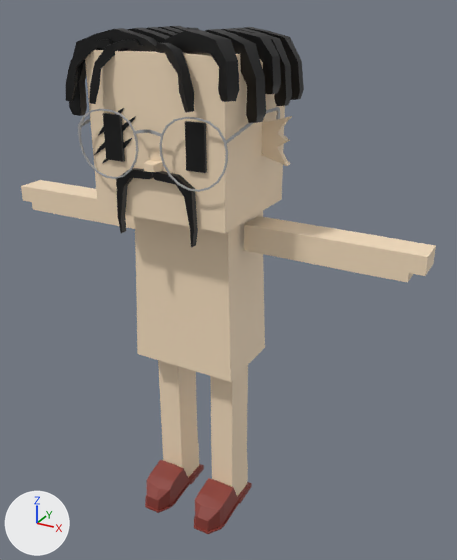
An edit to the FBX model mustachiorascals/fbx/2a091327-058b-4369-adb1-4cd195dc6ed7.fbx, drawn before and after from the same camera.
Camera for both pictures: a 50 mm lens placed at (0.0176, -0.0275, 0.0295), pointed at (0.0014, 0.0019, 0.0147). The lights are fixed; the arrows at lower left show +X, +Y and +Z. Where no turn or scale is listed for an object, it has been applied to the vertices.

The first picture shows 'e_6', 'ew_round_2', 'eye_3', 'f_mule', 'h_coiled', 'm_master', 'mustachio_arms', 'mustachio_body', 'mustachio_head', 'mustachio_legs'.
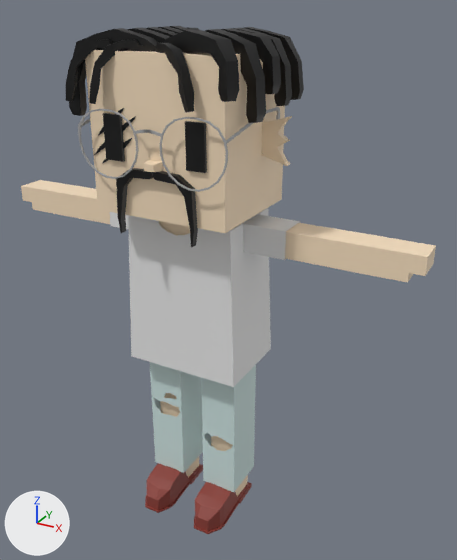
Location of each change, [x1, y1, x2, y2] in pixels of the pictures (457 x 560 px):
'c_shirt_1', added
    after: [128, 208, 271, 387]
'c_rippedjeans', added
    after: [150, 362, 256, 492]
'c_shirt_2', added
    after: [110, 212, 300, 260]
'mustachio_body', unchanged, covered by the edit
    before: [134, 211, 265, 382]
    after: [159, 221, 190, 236]
'mustachio_legs', unchanged, covered by the edit
    before: [158, 360, 248, 497]
    after: [160, 393, 248, 497]

The change, as a list of edits to the scene's bpy script:
```text
Add mat_lower_garment:
    mat_lower_garment = principled_material('lower_garment')
    mat_lower_garment.base_color = (0.62, 0.776, 0.761)  # light grey #cee4e2
Add mat_upper_garment_1:
    mat_upper_garment_1 = principled_material('upper_garment_1')
    mat_upper_garment_1.base_color = (0.8, 0.8, 0.8)  # white #e7e7e7
Add me_mesh_003_1:
    me_mesh_003_1.from_pydata(...)  # 277 vertices, 244 faces; spans x -0.00297..0.00299, y -0.00021..0.00257, z 0.0014..0.01069
    me_mesh_003_1.materials.append(mat_lower_garment)  # light grey #cee4e2
Add me_mesh_011:
    me_mesh_011.from_pydata(...)  # 230 vertices, 212 faces; spans x -0.00349..0.00349, y -0.0013..0.00353, z 0.00994..0.01894
    me_mesh_011.materials.append(mat_upper_garment_1)  # white #e7e7e7
Add me_mesh_012:
    me_mesh_012.from_pydata(...)  # 24 vertices, 18 faces; spans x -0.00561..0.00561, y 0.00027..0.00209, z 0.01737..0.01893
    me_mesh_012.materials.append(mat_upper_garment_1)  # white #e7e7e7
Add ob_c_rippedjeans:
    ob_c_rippedjeans = bpy.data.objects.new('c_rippedjeans', me_mesh_003_1)
    ob_c_rippedjeans.location = (0.0, 0.0, 0.0)
Add ob_c_shirt_1:
    ob_c_shirt_1 = bpy.data.objects.new('c_shirt_1', me_mesh_011)
    ob_c_shirt_1.location = (0.0, 0.0, 0.0)
Add ob_c_shirt_2:
    ob_c_shirt_2 = bpy.data.objects.new('c_shirt_2', me_mesh_012)
    ob_c_shirt_2.location = (0.0, 0.0, 0.0)
```
